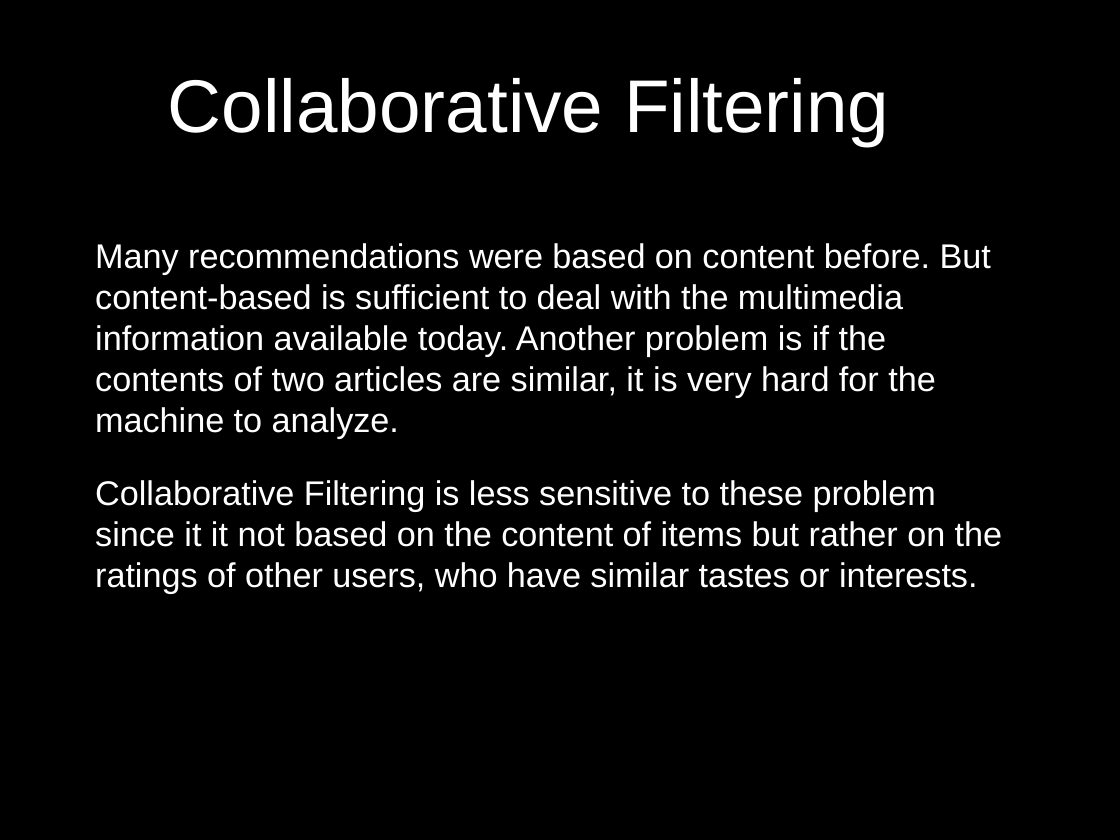
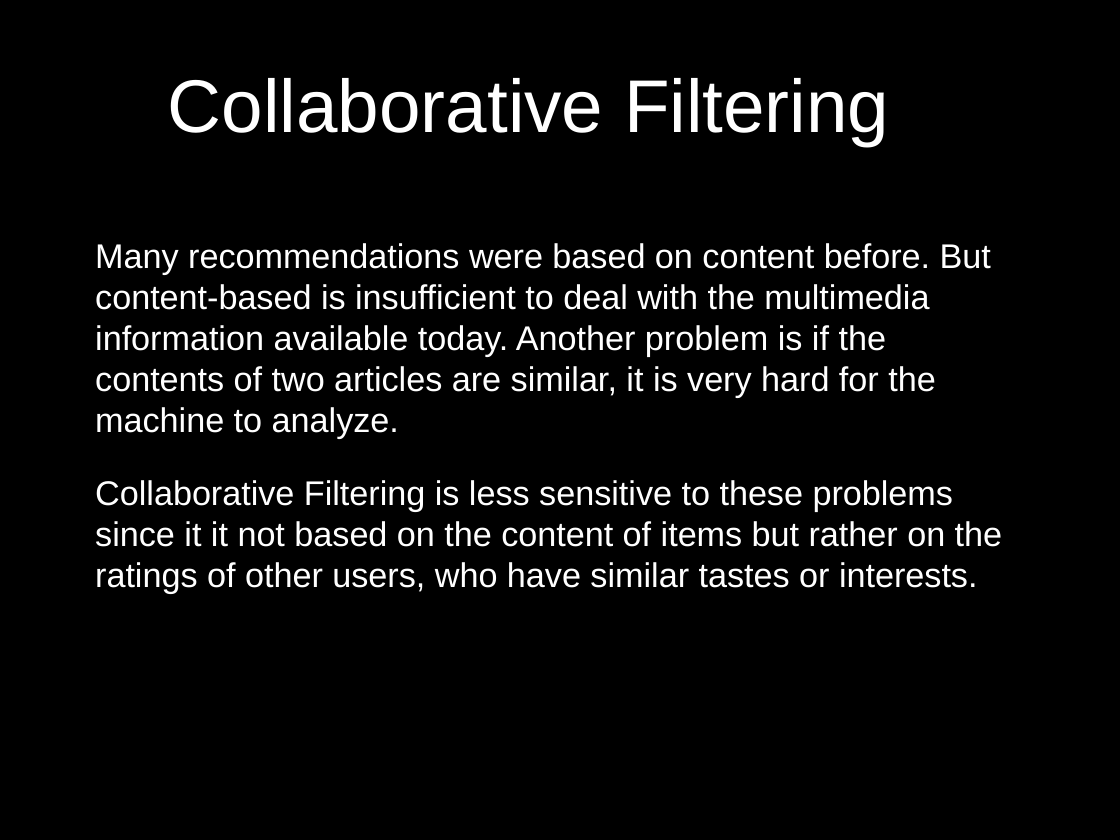
Before and after one commit to UCSBGauchos/MAE-data, a slide deck: slide 7 of Final Presentation.pptx (slide 5 before the commit). Drawn at 1120x840 pixels with LibreOffice and Linux fonts; fonts in the diff are those of the drawing; background and template pictures are left out. Boxes give left, top, right and bottom in pixels: in the first picture for what was removed or moved away, otherwise in the second. Text is boxed around its words. In the diff, an @@ line names an element or a change of style, - is before the commit and + after.

```diff
--- a/Final Presentation.pptx
+++ b/Final Presentation.pptx
@@ text at (95,243,1002,593): text changed @@
-Many recommendations were based on content before. But content-based is sufficient to deal with the multimedia information available today. Another problem is if the contents of two articles are similar, it is very hard for the machine to analyze.
-Collaborative Filtering is less sensitive to these problem since it it not based on the content of items but rather on the ratings of other users, who have similar tastes or interests.
+Many recommendations were based on content before. But content-based is insufficient to deal with the multimedia information available today. Another problem is if the contents of two articles are similar, it is very hard for the machine to analyze.
+Collaborative Filtering is less sensitive to these problems since it it not based on the content of items but rather on the ratings of other users, who have similar tastes or interests.
```
Also in this commit, not shown: 10 other slides changed, 8 slides added.
